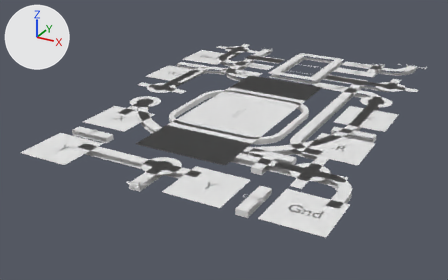
Renders of the Blender file primitives/nand2s/nand2s.blend from each side of a commit.
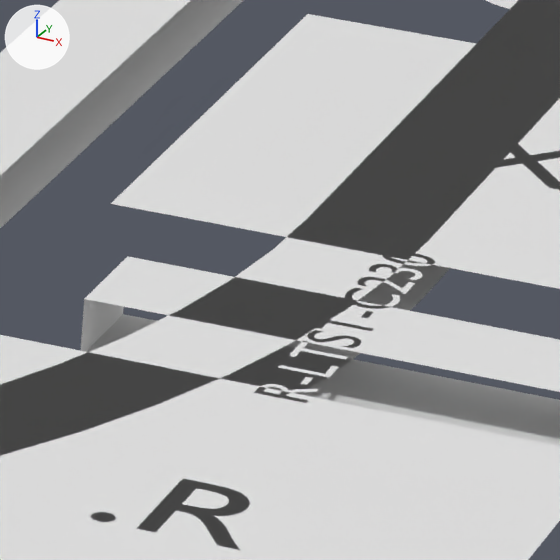
The first picture shows the older version from a 50 mm lens placed at (5.28, -10.75, 4.45), pointed at (-0.4, -0.42, -0.72). The close-ups show both versions on the part from 72% to 83% of the width and 37% to 54% of the height of that picture; other places that the commit changed are outside them. Lighting does not change. The marker at upper left points along +X, +Y and +Z.

Script lines for the objects in view, before the commit:
```python
me_plane_010 = bpy.data.meshes.new('Plane.010')
me_plane_010.from_pydata(...)  # 132 vertices, 57 faces; spans x -2.2..2.9, y -3.25..4.3, z -0.1..0.0
txt_text_005 = bpy.data.curves.new('Text.005', 'FONT')
txt_text_005.body = 'R-LTST-C230'
txt_text_005.align_x = 'CENTER'
txt_text_005.align_y = 'CENTER'
txt_text_051 = bpy.data.curves.new('Text.051', 'FONT')
txt_text_051.body = '.R'
txt_text_051.align_x = 'CENTER'
txt_text_051.align_y = 'CENTER'
ob_plane_030 = bpy.data.objects.new('Plane.030', me_plane_010)
ob_plane_030.location = (0.0, 0.0, 0.0)
_m = ob_plane_030.modifiers.new('Solidify', 'SOLIDIFY')
_m.solidify_mode = 'NON_MANIFOLD'
_m.thickness = 0.2
_m.offset = 0.0
_m.use_rim_only = True
_m.nonmanifold_boundary_mode = 'ROUND'
ob_text_005 = bpy.data.objects.new('Text.005', txt_text_005)
ob_text_005.location = (2.3, -0.4, 0.0)
ob_text_005.rotation_euler = (0.0, 0.0, 1.571)  # degrees (0, 0, 90)
ob_text_005.scale = (0.12, 0.12, 0.12)
ob_text_021 = bpy.data.objects.new('Text.021', txt_text_051)
ob_text_021.location = (2.3, -1.2, 0.0)
ob_text_021.scale = (0.3, 0.3, 0.3)
# also in view: 'Plane.039' at (0.0, 0.0, -0.05); 'Plane.025' at (0.05, -0.04, 0.0); 'Plane.006' at (-0.1, 0.1, -0.05)
```
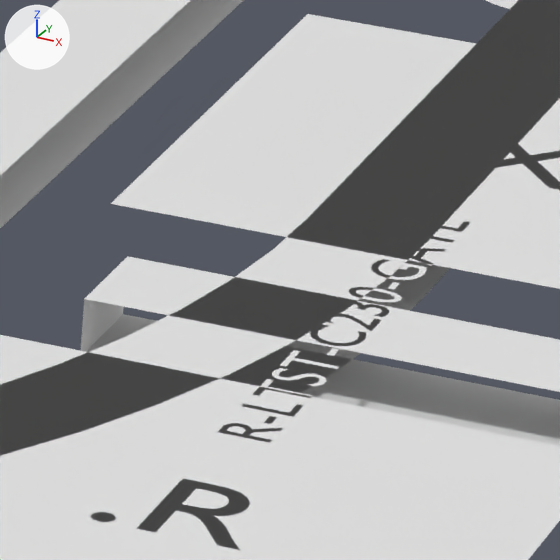
Boxes (x1, y1, x2, y2) around the edits, measured in the close-ups (560 x 560 px):
'Text.005', text changed: before (255, 251, 435, 403); after (218, 213, 471, 443)

What changed in the scene script:
```text
Change txt_text_005:
    txt_text_005.body: 'R-LTST-C230' -> 'R-LTST-C230-GATE'
```
